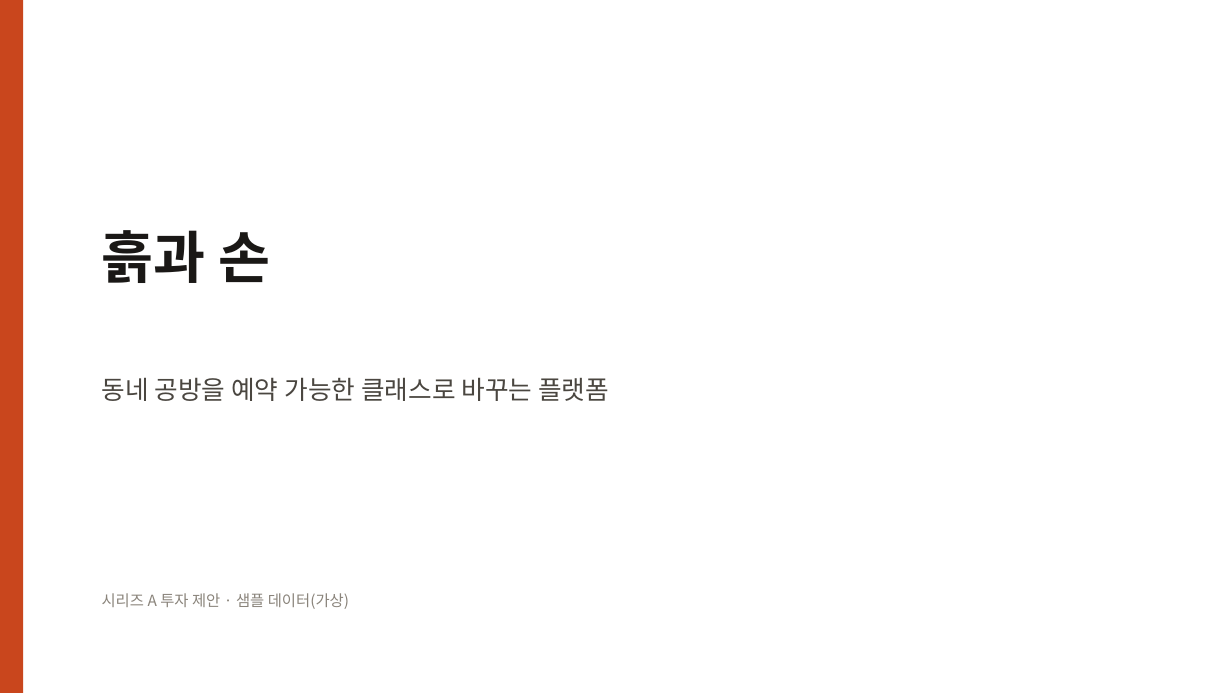
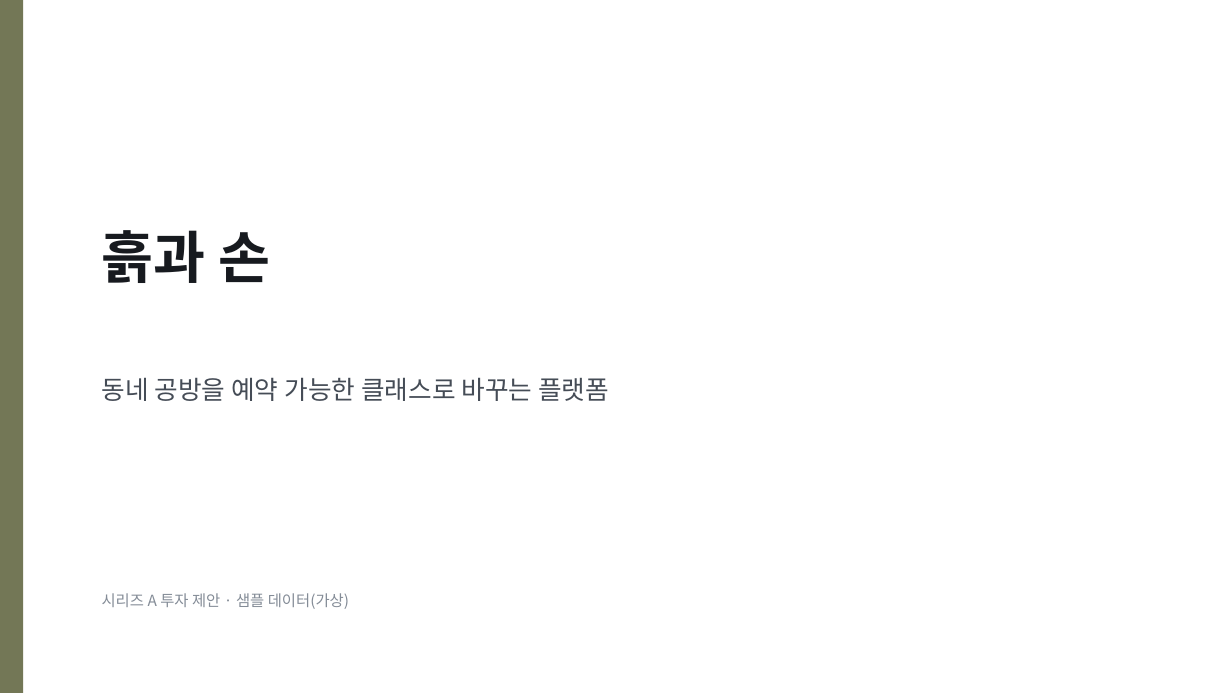
Before and after one commit to pck9880-sys/claude-design, a slide deck: slide 1 of output/ir-sample/deck.pptx. Drawn at 1232x693 pixels with LibreOffice and Linux fonts; fonts in the diff are those of the drawing. Boxes give left, top, right and bottom in pixels: in the first picture for what was removed or moved away, otherwise in the second. Text is boxed around its words. In the diff, an @@ line names an element or a change of style, - is before the commit and + after.

```diff
--- a/output/ir-sample/deck.pptx
+++ b/output/ir-sample/deck.pptx
@@ rectangle at [0,0,23,693]: fill #C9461D to #737756 @@
@@ text "동네 공방을 예약 가능한 클래스로 ..." at [102,377,609,401]: text colour #4A4640 to #454C56 @@
@@ text "시리즈 A 투자 제안 · ..." at [102,593,349,609]: text colour #8A847B to #848C97 @@
```
Also in this commit, not shown: 8 other slides changed, 16 other files.
